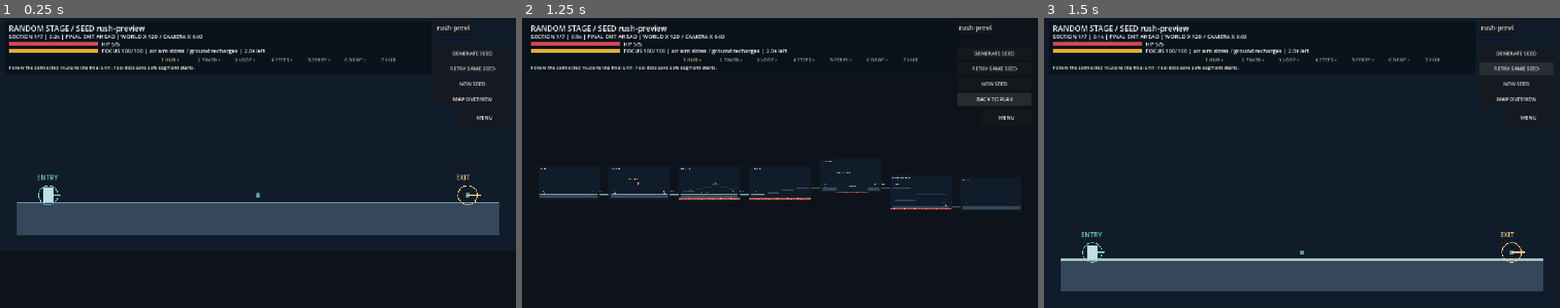
Above: before the commit, frames 1-3 (left to right).
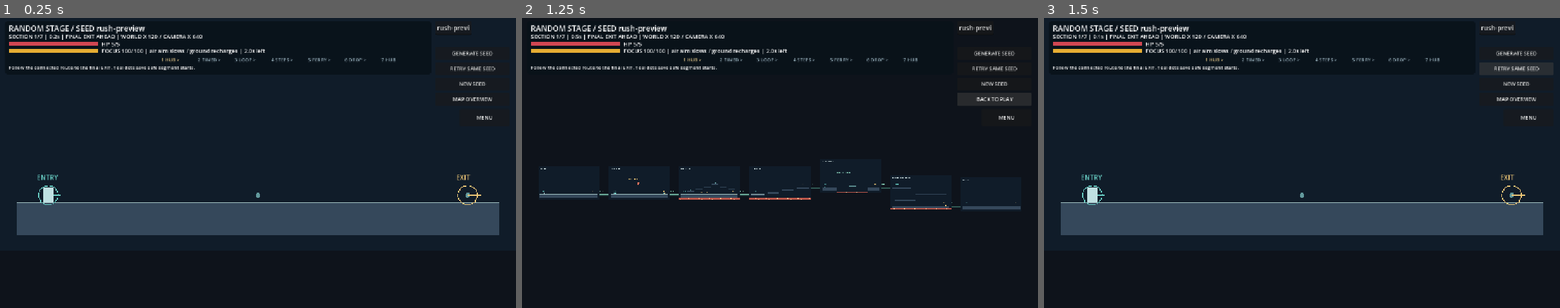
Above: after the commit, the same moments.

Repository: zhipijun1996/gunman-rush
Game: Godot game, scene res://scenes/demo/random_stage_preview.tscn
Two runs of this game, one before a commit and one after it. Both use one fixed random seed, a clock stepped at 60 frames per second and the inputs below. This scene is started directly instead of the project's main scene.
Inputs:
- Up to frame 1 (0.25 s): no input
- Up to frame 2 (1.25 s): click "MAP OVERVIEW" at 0.5 s
- Up to frame 3 (1.5 s): click "RETRY SAME SEED" at 1.25 s

Frames 1-2 are identical in both runs. In frame 3, 22% of the frame differs, in the area x 3-97%, y 54-95%.

Commit message:
fix: reclaim viewport camera ownership after stage retry

Diff:
--- a/scripts/demo/random_stage_preview.gd
+++ b/scripts/demo/random_stage_preview.gd
@@ -194,6 +194,8 @@
 		return
 	_active_anchor = 0
 	policy.protect_player()
+	camera.make_current()
+	camera.force_update_scroll()
 	ready_for_play = true
 
 func _environment_return() -> void:
@@ -217,6 +219,7 @@
 	controller.air_focus_ability.stop()
 	if _overview:
 		get_tree().paused = true
+		camera.make_current()
 		var usable := Vector2(1200, 460)
 		var scale_value := minf(usable.x / stage.bounds.size.x, usable.y / stage.bounds.size.y)
 		camera.zoom = Vector2.ONE * minf(1.0, scale_value)
--- a/scripts/generation/stage_camera_rig.gd
+++ b/scripts/generation/stage_camera_rig.gd
@@ -32,6 +32,10 @@
 func _physics_process(delta: float) -> void:
 	if not is_instance_valid(target) or world_bounds.size.x <= 0.0:
 		return
+	# Viewport camera removal can select a successor after a new attempt enters
+	# the tree. This active practice rig owns the view, not the previous camera.
+	if not is_current():
+		make_current()
 	var velocity := target.normal_velocity + target.recoil_velocity
 	var requested := clampf(velocity.x / maxf(1.0, target.tuning.ground_speed), -1.0, 1.0) * lookahead_distance
 	var blend := 1.0 - exp(-follow_rate * delta)
--- a/tests/random_preview_tests.gd
+++ b/tests/random_preview_tests.gd
@@ -40,13 +40,13 @@
 	var clamped_high := preview.camera.bounded_center(preview.stage.bounds.end + Vector2(10000, 10000))
 	check.call(clamped_low.x < clamped_high.x and preview.stage.bounds.has_point(clamped_low) and preview.stage.bounds.has_point(clamped_high), "large-world camera clamps both horizontal extremes without moving player")
 	await environment_return(initial_manifest)
+	await tree.process_frame
+	preview.toggle_pause()
 	var clocks: Array[float] = []
 	for module: PlatformingModule in preview.stage.modules:
 		clocks.append(module.clock)
 	var elapsed := preview.elapsed
 	var camera_position := preview.camera.global_position
-	await tree.process_frame
-	preview.toggle_pause()
 	for unused: int in 4:
 		await tree.physics_frame
 	var preserved := true
@@ -71,9 +71,15 @@
 	await ready()
 	check.call(preview.player.get_instance_id() != initial_player and JSON.stringify(preview.manifest) == initial_manifest, "same seed retry creates fresh actor but exactly reproduces recorded graph and phases")
 	await tree.process_frame
+	check.call(preview.camera.is_current() and preview.get_viewport().get_camera_2d() == preview.camera, "replacement camera owns actual viewport after retry before overview is opened")
 	preview.toggle_overview()
 	await tree.process_frame
-	check.call(tree.paused and preview.camera.zoom.x < 1.0 and is_equal_approx(preview.get_viewport().canvas_transform.x.length(), preview.camera.zoom.x), "overview after retry activates replacement camera and applies actual paused viewport scale")
+	var replacement_canvas := preview.get_viewport().canvas_transform.x.length()
+	var active_camera := preview.get_viewport().get_camera_2d()
+	var camera_trace: Array[String] = []
+	for candidate: Camera2D in tree.root.find_children("*", "Camera2D", true, false):
+		camera_trace.append("%s/current=%s" % [candidate.get_path(), candidate.is_current()])
+	check.call(tree.paused and preview.camera.zoom.x < 1.0 and is_equal_approx(replacement_canvas, preview.camera.zoom.x), "overview after retry activates replacement camera and applies actual paused viewport scale (canvas=%s zoom=%s current=%s paused=%s viewport_camera=%s tree_cameras=%s)" % [replacement_canvas, preview.camera.zoom.x, preview.camera.is_current(), tree.paused, str(active_camera), str(camera_trace)])
 	preview.toggle_overview()
 	await tree.process_frame
 	check.call(is_equal_approx(preview.get_viewport().canvas_transform.x.length(), 1.0), "replacement overview returns actual viewport canvas to normal play scale")
Not shown, changed: docs/handoff.md
